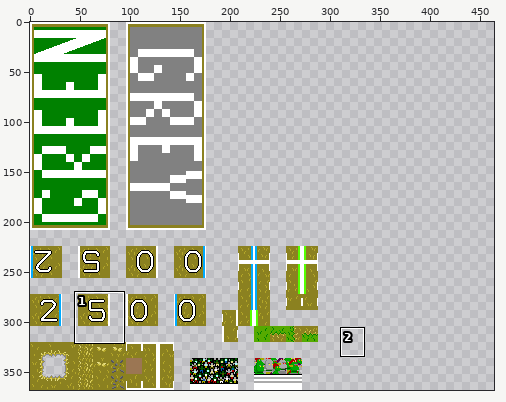
Pixel-art file -- Assets/Sprites/pixel-art-stuff/ground-tile-set.aseprite. The first picture is a wide view before the edit; the outline marks the close-up.
Close-up. Before the commit:
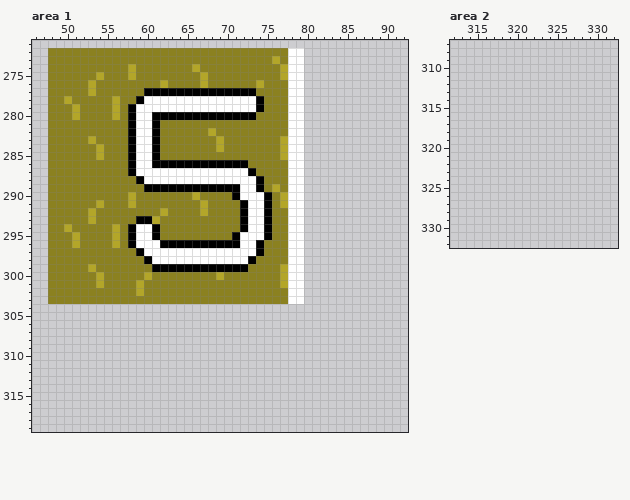
384x368 pixels, 1 frame. Colours within 5 levels of each other are drawn and written as one. Shown: area 1: x 46..92, y 271..319; area 2: x 312..332, y 307..332. The old version is drawn lined up with the new one, on the new canvas. The commit also changed other parts of the picture, which this record leaves out.
The result:
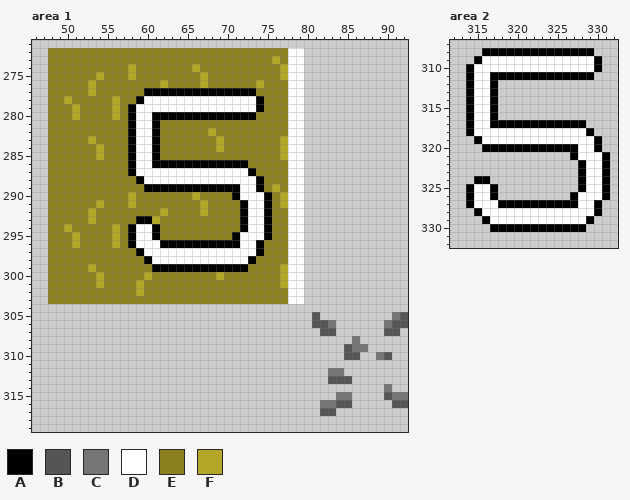
Palette (. is transparent): A #000000  B #555555  C #767676  D #ffffff  E #8b8120  F #b3a629
The exact change:
canvas 384x368 -> 464x368
Area 1:
y 305: x 81 . -> B; x 91..92 .. -> CB
y 306: x 81..83 ... -> BBC; x 90..92 ... -> CBB
y 307: x 82..83 .. -> BB; x 90..91 .. -> BB
y 308: x 86 . -> C
y 309: x 85..87 ... -> BCC
y 310: x 85..86 .. -> BB; x 89..90 .. -> CB
y 312: x 83..84 .. -> CC
y 313: x 83..85 ... -> BBB
y 314: x 90 . -> C
y 315: x 84..85 .. -> CC; x 90..92 ... -> BCC
y 316: x 82..85 .... -> CCBB; x 91..92 .. -> BB
y 317: x 82..83 .. -> BB
Area 2:
y 308: x 316..329 .............. -> AAAAAAAAAAAAAA
y 309: x 315..330 ................ -> ADDDDDDDDDDDDDDA
y 310: x 314..330 ................. -> ADDDDDDDDDDDDDDDA
y 311: x 314..329 ................ -> ADDAAAAAAAAAAAAA
y 312..316: x 314..317 .... -> ADDA
y 317: x 314..328 ............... -> ADDAAAAAAAAAAAA
y 318: x 314..329 ................ -> ADDDDDDDDDDDDDDA
y 319: x 315..330 ................ -> ADDDDDDDDDDDDDDA
y 320: x 316..330 ............... -> AAAAAAAAAAAADDA
y 321: x 327..331 ..... -> ADDDA
y 322..323: x 328..331 .... -> ADDA
y 324: x 315..316 .. -> AA; x 328..331 .... -> ADDA
y 325: x 314..317 .... -> ADDA; x 328..331 .... -> ADDA
y 326: x 314..317 .... -> ADDA; x 327..331 ..... -> ADDDA
y 327: x 314..330 ................. -> ADDDAAAAAAAAAADDA
y 328: x 315..330 ................ -> ADDDDDDDDDDDDDDA
y 329: x 316..329 .............. -> ADDDDDDDDDDDDA
y 330: x 317..328 ............ -> AAAAAAAAAAAA
Changed places in both close-ups, as pixel boxes (x1, y1, x2, y2):
added: (312, 312, 408, 416)
added: (466, 48, 610, 232)
